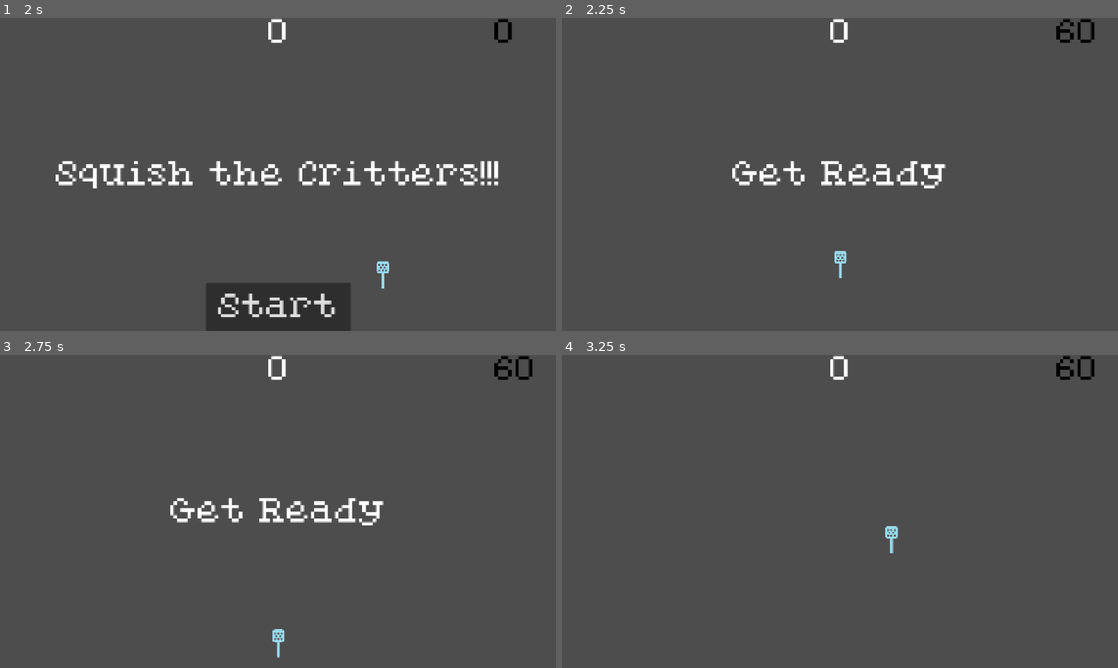
Above: before the commit, frames 1-4 (two rows, left to right).
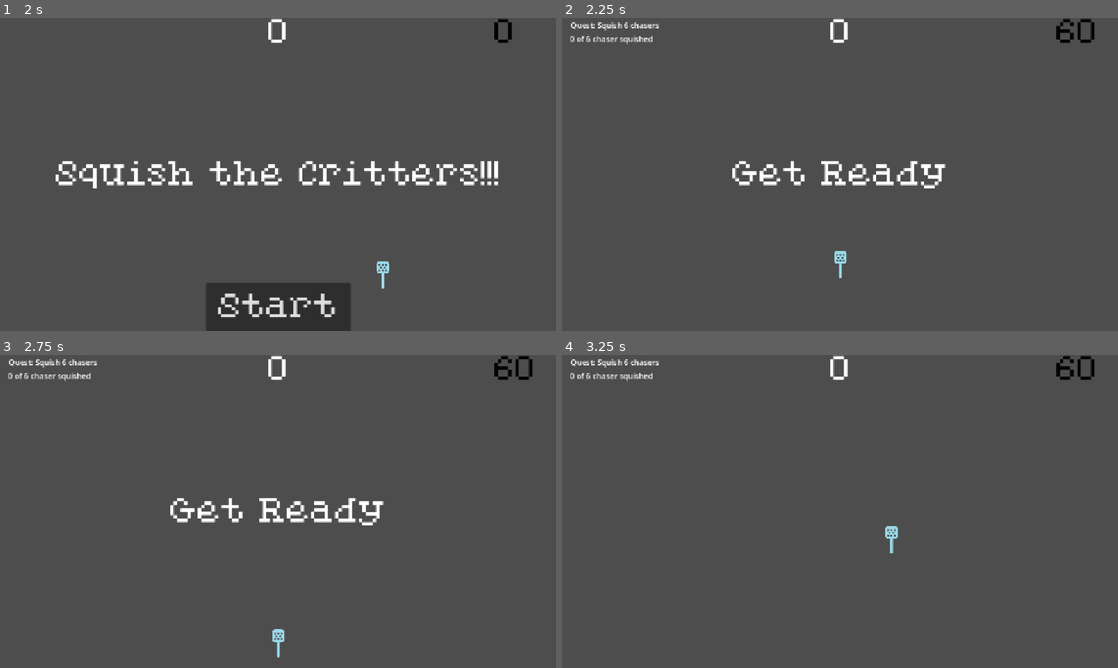
Above: after the commit, the same moments.

Repository: Evenwood/godotgamejame84
Game: Godot game, scene res://gui/title.tscn
Same seed, same stepped clock (60 frames per second), same inputs: the game is played once before the commit and once after it.
Inputs (mouse positions are in pixels of both pictures, inside the frame that each line leads up to):
- Up to frame 1 (2 s): click "Start" at 0.5 s; click "Skip" at 1.25 s
- Up to frame 2 (2.25 s): click "Start" at 2 s
- Up to frame 3 (2.75 s): no input
- Up to frame 4 (3.25 s): tap Enter at 2.75 s; move the mouse to (962, 495) at 2.77 s; right-click (962, 495) at 2.85 s

Frame 1 is identical in both runs. In frame 2, 0.4% of the frame differs, in the area x 1-18%, y 1-9%; in frame 3, 0.4%; in frame 4, 0.4%.

Commit message:
Quest system added
Quest system added

Diff:
--- a/gamejam84/hud.gd
+++ b/gamejam84/hud.gd
@@ -2,6 +2,9 @@
 
 # Notifies `Main` node that the button has been pressed
 signal start_game
+
+@onready var quest_objective_label = $QuestObjective
+@onready var quest_progress_label = $QuestProgress
 
 func show_message(text):
 	$Message.text = text
@@ -32,3 +35,13 @@
 
 func _on_message_timer_timeout() -> void:
 	$Message.hide()
+
+func update_quest_display(objective: String, progress: String):
+	quest_objective_label.text = "Quest: " + objective
+	quest_progress_label.text = progress
+
+func show_quest_completed(bonus_points: int):
+	# Show a temporary completion message
+	var completion_text = "Quest Complete! +" + str(bonus_points) + " points"
+	# You could create a temporary label or use your existing message system
+	show_message(completion_text)
--- a/gamejam84/hud.tscn
+++ b/gamejam84/hud.tscn
@@ -67,5 +67,17 @@
 [node name="MessageTimer" type="Timer" parent="."]
 one_shot = true
 
+[node name="QuestObjective" type="Label" parent="."]
+offset_left = 17.0
+offset_top = 3.0
+offset_right = 476.0
+offset_bottom = 26.0
+
+[node name="QuestProgress" type="Label" parent="."]
+offset_left = 16.0
+offset_top = 31.0
+offset_right = 423.0
+offset_bottom = 54.0
+
 [connection signal="pressed" from="StartButton" to="." method="_on_start_button_pressed"]
 [connection signal="timeout" from="MessageTimer" to="." method="_on_message_timer_timeout"]
--- a/gamejam84/main.gd
+++ b/gamejam84/main.gd
@@ -24,6 +24,9 @@
 var swat_sound = preload("res://art/Flyswatter.mp3")
 var has_played = false
 
+var current_quest: Miniquest
+var quest_bonus_points: int = 50  # Bonus for completing quest
+
 var critter_types = [\
 	"forwarder", "zigzagger", "spiraler", "faker", "chaser",\
 	"forwarder", "zigzagger", "spiraler", "faker", "chaser"\
@@ -44,6 +47,7 @@
 	squish_sound = preload("res://art/squishwet.mp3")
 	pop_sound = preload("res://art/squish-pop-256410.mp3")
 	audio_player.stream = squish_sound
+	#create_new_quest()
 
 # Called every frame. 'delta' is the elapsed time since the previous frame.
 func _process(delta: float) -> void:
@@ -65,6 +69,7 @@
 	player.reset_player()
 	$PowerUpSpawner.reset_spawner()
 	$MobTimer.wait_time = Core.MOB_SPAWN_RATE
+	create_new_quest()
 	reset_game_state()
 
 func reset_game_state() -> void:
@@ -135,6 +140,7 @@
 	if($MobTimer.wait_time > 0.1):
 		$MobTimer.wait_time -= Core.TIMER_INCREMENT
 		print("Mob Timer Wait Time Now: " + str($MobTimer.wait_time))
+	create_new_quest()
 	$Level.show()
 
 
@@ -290,6 +296,22 @@
 	critter.register_squished_critter()
 	Core.critter_bonus_points += critter.point_mod
 
+	_update_quest_progress(critter)
+
+func _update_quest_progress(critter):
+	if current_quest and not current_quest.is_completed:
+		if current_quest.squish_critter(critter.critter_type):
+			# Update quest display
+			$HUD.update_quest_display(\
+				current_quest.get_objective(), current_quest.get_progress())
+
+			# Check if quest is completed
+			if current_quest.is_objective_met():
+				Core.critter_bonus_points += current_quest.get_reward_points()
+				$HUD.show_quest_completed(current_quest.get_reward_points())
+				create_new_quest()
+				print("Quest Completed! Bonus: +", current_quest.get_reward_points(), " points")
+
 func _on_resume_from_pause() -> void:
 	audio_player.stream = restart_sound
 	audio_player.play()
@@ -313,3 +335,17 @@
 
 func _on_powerup_activated(powerup_type):
 	print(powerup_type, " ACTIVATED!")
+
+func create_new_quest():
+	current_quest = Miniquest.new("Mini Challenge", 25)  # 25 bonus points
+
+	# Random critter count (5-10) and type
+	var critter_count = randi_range(5, 10)
+	var critter_type = critter_types[randi() % critter_types.size()]
+
+	current_quest.set_critters_to_squish(critter_count, critter_type)
+
+	# Update HUD to show quest
+	$HUD.update_quest_display(\
+		current_quest.get_objective(), current_quest.get_progress())
+	print("New Quest: ", current_quest.get_objective())
--- /dev/null
+++ b/gamejam84/miniquests/miniquest.gd
@@ -0,0 +1,39 @@
+class_name Miniquest
+extends RefCounted
+
+var title: String
+var is_completed: bool = false
+var reward_points: int = 0
+var critters_to_squish: int = 0
+var critters_squished: int = 0
+var critter_type_to_squish: String
+
+func _init(quest_title: String = "", reward:int = 10):
+	title = quest_title
+	reward_points = reward
+
+func set_critters_to_squish(critter_count:int, critter_type:String):
+	critters_to_squish = critter_count
+	critters_squished = 0
+	critter_type_to_squish = critter_type
+
+func get_objective() -> String:
+	return "Squish %d %ss" % [critters_to_squish, critter_type_to_squish]
+
+func get_progress() -> String:
+	return "%d of %d %s squished" % \
+		[critters_squished, critters_to_squish, critter_type_to_squish]
+
+func squish_critter(critter_type: String) -> bool:
+	if critter_type == critter_type_to_squish and critters_squished < critters_to_squish:
+		critters_squished += 1
+		if is_objective_met():
+			is_completed = true
+		return true  # Return whether this squish counted
+	return false
+
+func is_objective_met() -> bool:
+	return critters_squished >= critters_to_squish
+
+func get_reward_points() -> int:
+	return reward_points
Not shown, added: gamejam84/miniquests/miniquest.gd.uid
